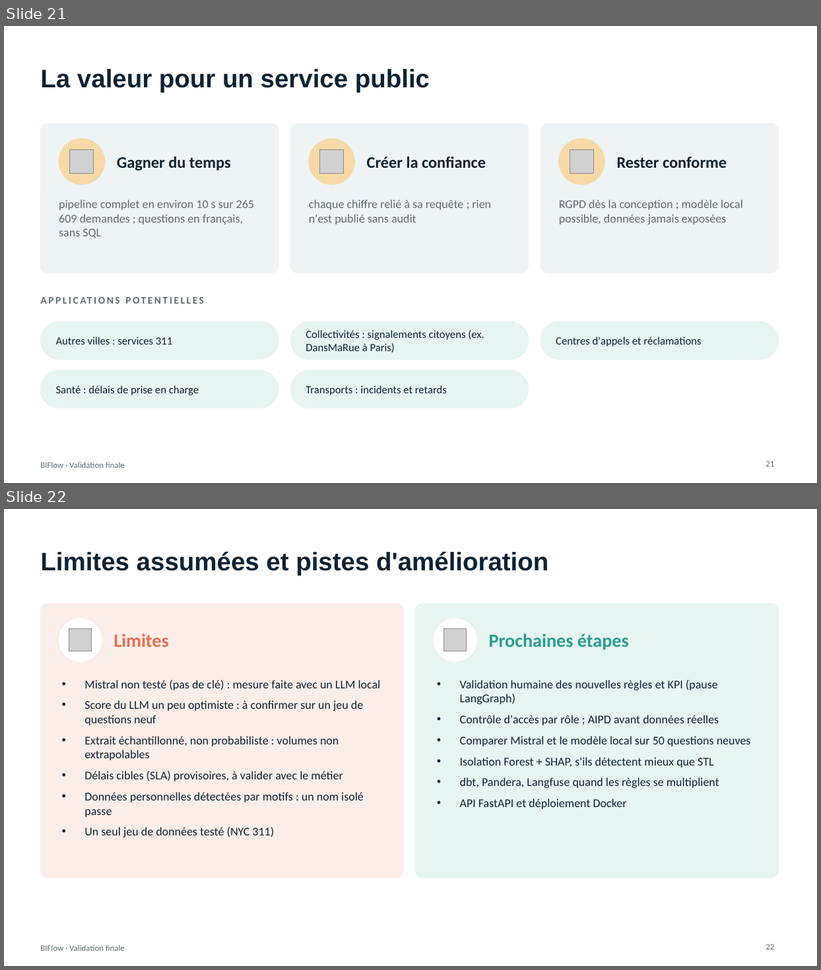
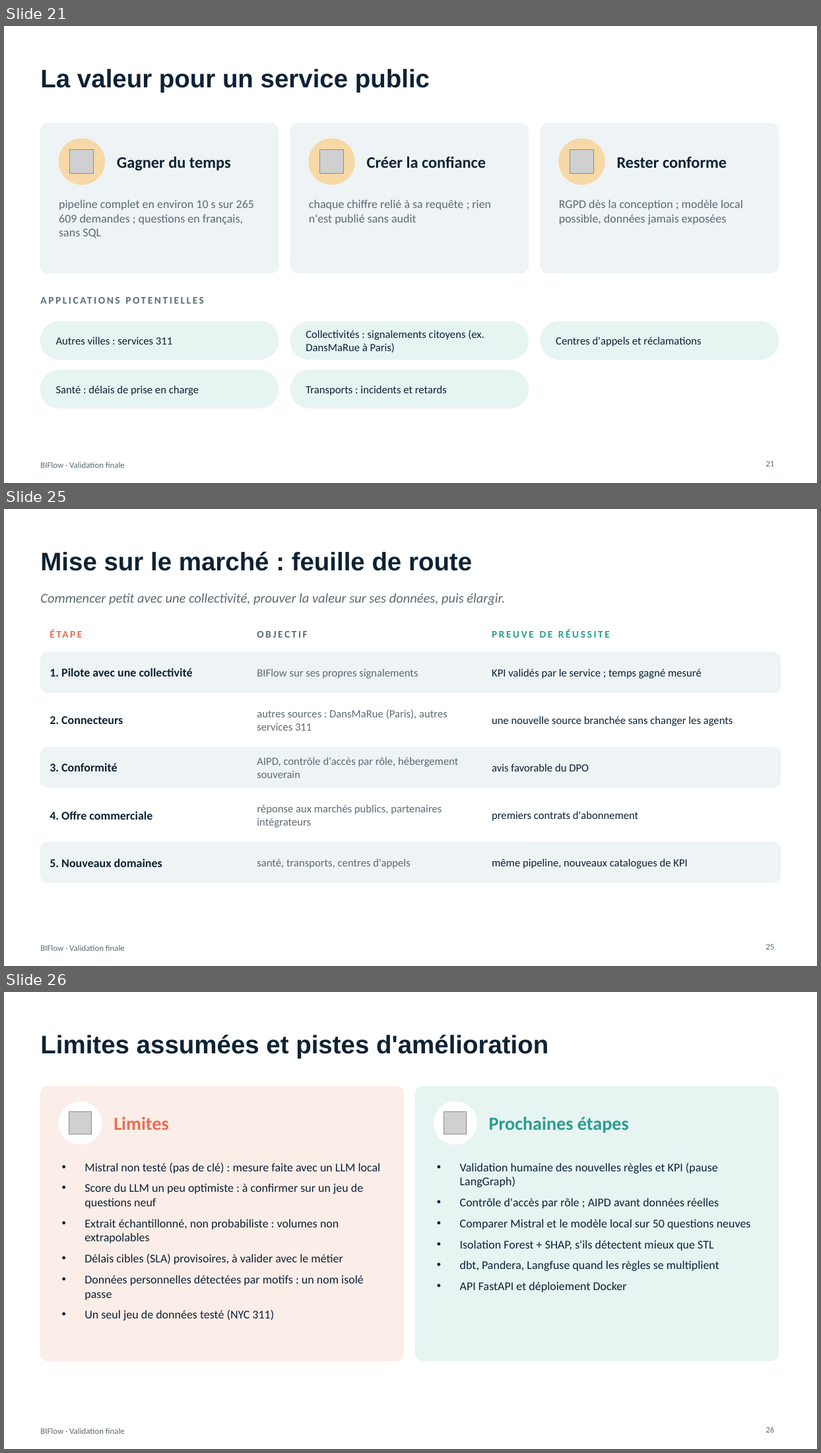
Before and after one commit to ranim147/Bi_Flow_Project, a slide deck: livrables/BIFlow_Validation.pptx. Shown one above the other, each under a label of ours: slides 21 and 22 before the commit, slides 21, 25 and 26 after it; the slides between them are not shown. The pictures are 821x970 and 821x1453 pixels, drawn with LibreOffice and Linux fonts; fonts in the diff are those of the drawing; grey boxes stand for pictures. Boxes give left, top, right and bottom in pixels: in the first picture for what was removed or moved away, otherwise in the second. Text is boxed around its words. In the diff, an @@ line names an element or a change of style, - is before the commit and + after.

```diff
--- a/livrables/BIFlow_Validation.pptx
+++ b/livrables/BIFlow_Validation.pptx
@@ slide 25 added at (4,509,817,966), background #FFFFFF; not listed: 1 template element that a slide beside it also shows @@
@@ title added at (40,551,472,571), 30 pt, text #0E2233, bold @@
+Mise sur le marché : feuille de route
@@ text added at (40,593,505,605), 16 pt, text #5C6B73, italic @@
+Commencer petit avec une collectivité, prouver la valeur sur ses données, puis élargir.
@@ text added at (50,628,263,646), 12 pt, text #E76F51, bold @@
+ÉTAPE
@@ text added at (257,631,307,638), 12 pt, text #5C6B73, bold @@
+OBJECTIF
@@ text added at (492,629,610,638), 12 pt, text #2A9D8F, bold @@
+PREUVE DE RÉUSSITE
@@ rounded rectangle added at (40,652,781,692), fill #EEF3F5, outline #EEF3F5 1 pt @@
@@ text added at (50,668,193,677), 14 pt, text #0E2233, bold @@
+1. Pilote avec une collectivité
@@ text added at (257,669,418,679), 13 pt, text #5C6B73 @@
+BIFlow sur ses propres signalements
@@ text added at (492,669,702,679), 13 pt, text #0E2233 @@
+KPI validés par le service ; temps gagné mesuré
@@ rounded rectangle added at (40,700,781,740), fill #FFFFFF, outline #FFFFFF 1 pt @@
@@ text added at (50,716,123,724), 14 pt, text #0E2233, bold @@
+2. Connecteurs
@@ text added at (257,710,448,731), 13 pt, text #5C6B73 @@
+autres sources : DansMaRue (Paris), autres services 311
@@ text added at (492,716,733,726), 13 pt, text #0E2233 @@
+une nouvelle source branchée sans changer les agents
@@ rounded rectangle added at (40,747,781,788), fill #EEF3F5, outline #EEF3F5 1 pt @@
@@ text added at (50,763,117,772), 14 pt, text #0E2233, bold @@
+3. Conformité
@@ text added at (257,757,458,778), 13 pt, text #5C6B73 @@
+AIPD, contrôle d'accès par rôle, hébergement souverain
@@ text added at (492,764,589,772), 13 pt, text #0E2233 @@
+avis favorable du DPO
@@ rounded rectangle added at (40,795,781,835), fill #FFFFFF, outline #FFFFFF 1 pt @@
@@ text added at (257,805,442,828), 13 pt, text #5C6B73 @@
+réponse aux marchés publics, partenaires intégrateurs
@@ text added at (50,811,152,820), 14 pt, text #0E2233, bold @@
+4. Offre commerciale
@@ text added at (492,811,638,821), 13 pt, text #0E2233 @@
+premiers contrats d'abonnement
@@ rounded rectangle added at (40,843,781,883), fill #EEF3F5, outline #EEF3F5 1 pt @@
@@ text added at (50,859,162,867), 14 pt, text #0E2233, bold @@
+5. Nouveaux domaines
@@ text added at (257,859,411,869), 13 pt, text #5C6B73 @@
+santé, transports, centres d'appels
@@ text added at (492,859,687,869), 13 pt, text #0E2233 @@
+même pipeline, nouveaux catalogues de KPI
@@ page number added at (766,944,774,950), 10 pt, text #5C6B73 @@
+25
@@ what was slide 22 is now slide 26 @@
@@ page number at (766,1427,774,1433): text changed @@
-22
+26
```
Also in this commit, not shown: 4 slides changed, 3 other slides added, 4 other files.
